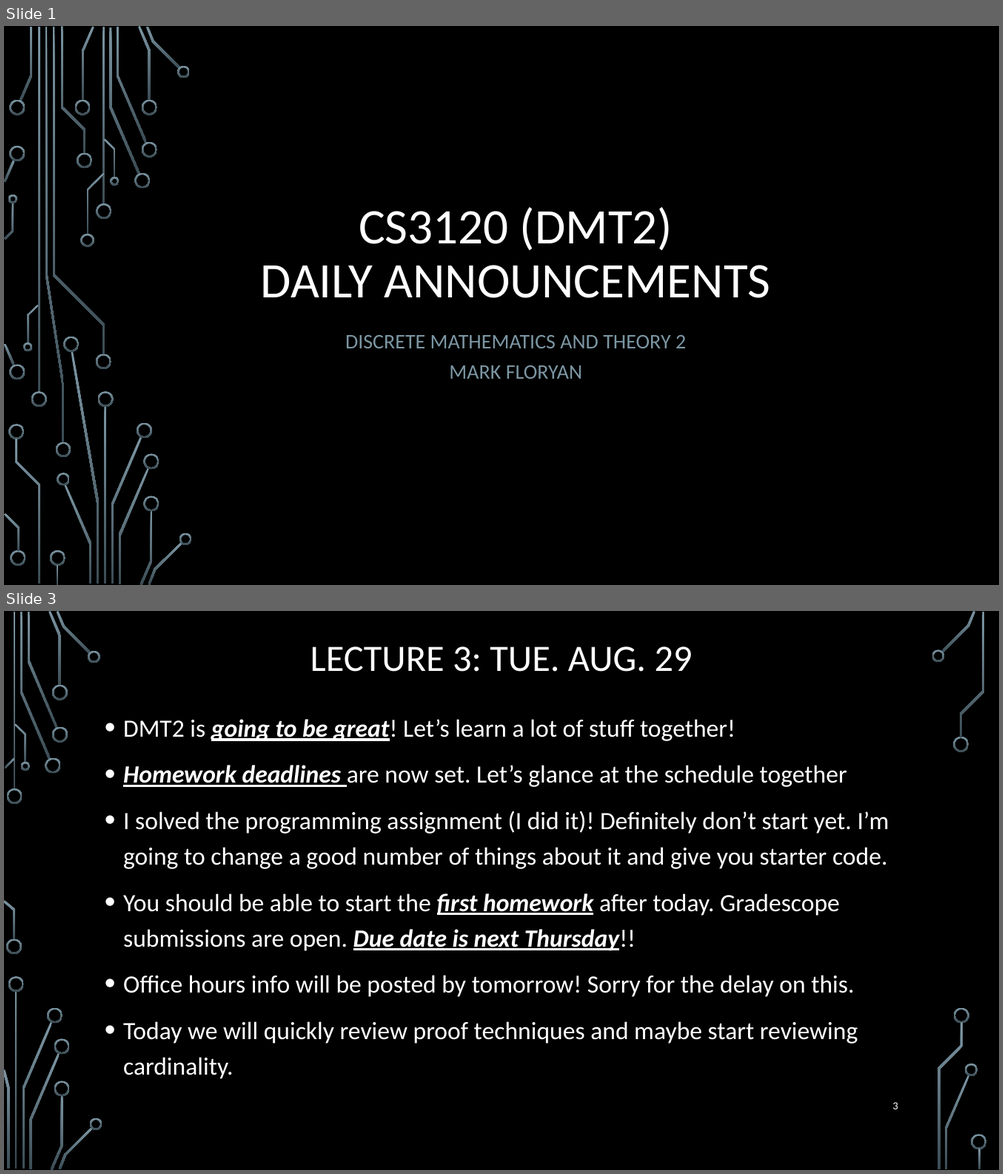
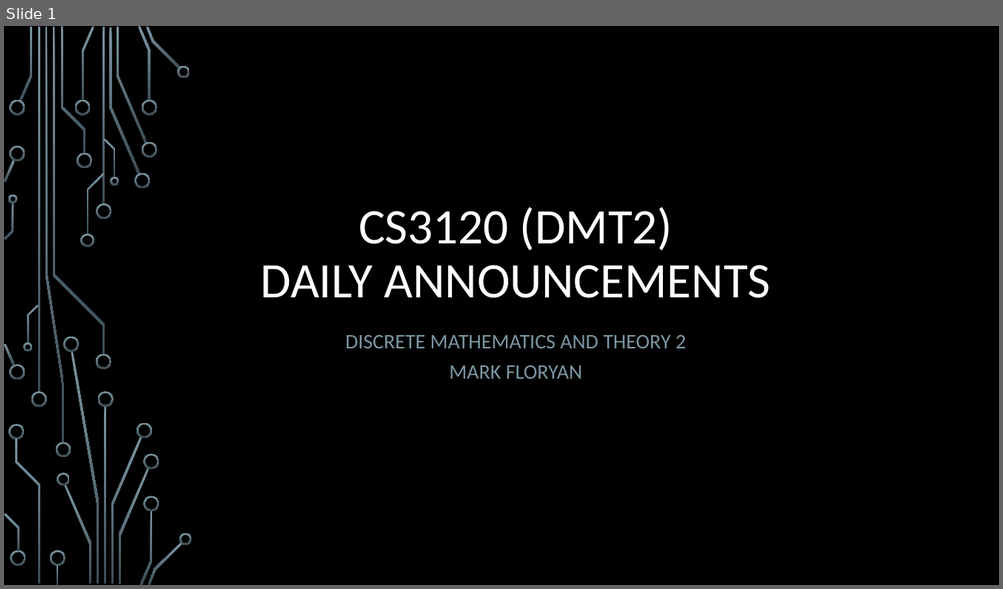
Before and after one commit to markfloryan/dmt2, a slide deck: slides/00-DailyAnnouncements.pptx. Shown one above the other, each under a label of ours: slides 1 and 3 before the commit, slide 1 after it; the slides between them are not shown. The pictures are 1003x1174 and 1003x589 pixels, drawn with LibreOffice and Linux fonts; fonts in the diff are those of the drawing; background and template pictures are left out. Boxes give left, top, right and bottom in pixels: in the first picture for what was removed or moved away, otherwise in the second. Text is boxed around its words. In the diff, an @@ line names an element or a change of style, - is before the commit and + after.

```diff
--- a/slides/00-DailyAnnouncements.pptx
+++ b/slides/00-DailyAnnouncements.pptx
@@ slide 3 removed at <box>4,611,999,1170</box>, background picture (left out) @@
@@ title removed at <box>310,647,692,672</box> @@
-LECTURE 3: TUE. AUG. 29
@@ text removed at <box>123,719,889,1079</box> @@
-• DMT2 is going to be great! Let’s learn a lot of stuff together!
-• Homework deadlines are now set. Let’s glance at the schedule together
-• I solved the programming assignment (I did it)! Definitely don’t start yet. I’m going to change a good number of things about it and give you starter code.
-• You should be able to start the first homework after today. Gradescope submissions are open. Due date is next Thursday!!
-• Office hours info will be posted by tomorrow! Sorry for the delay on this.
-• Today we will quickly review proof techniques and maybe start reviewing cardinality.
@@ page number removed at <box>892,1102,897,1110</box> @@
-3
@@ group removed at <box>4,611,987,1170</box>: 33 freeform shapes, 3 rectangles @@
```
Also in this commit, not shown: 1 slide changed, 20 other slides removed, 5 other files.
